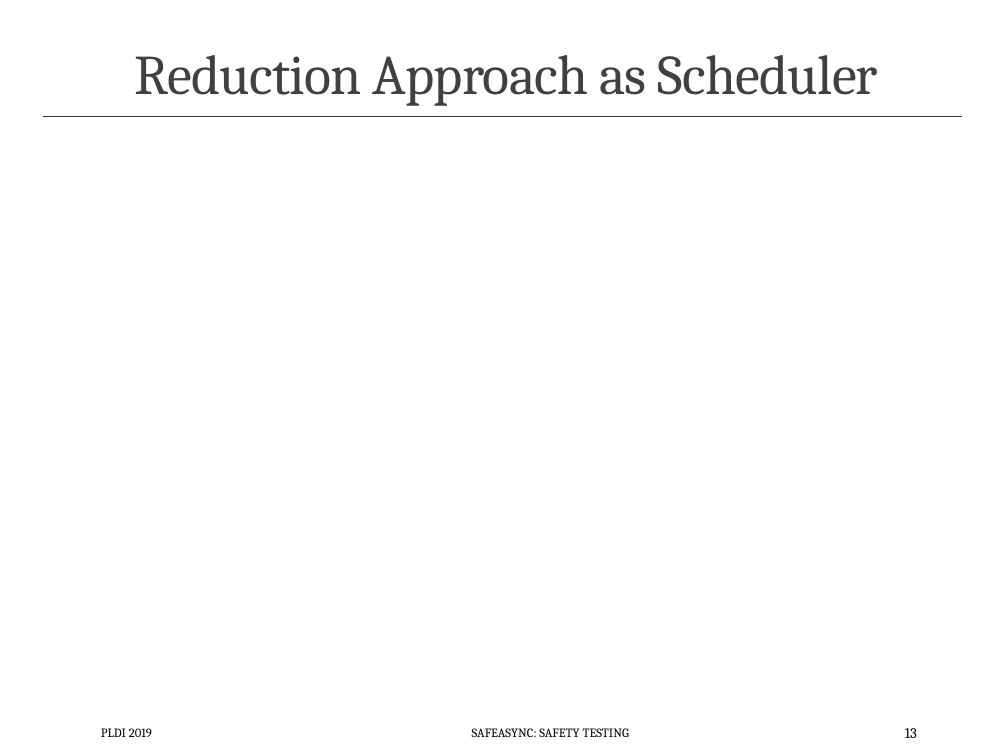
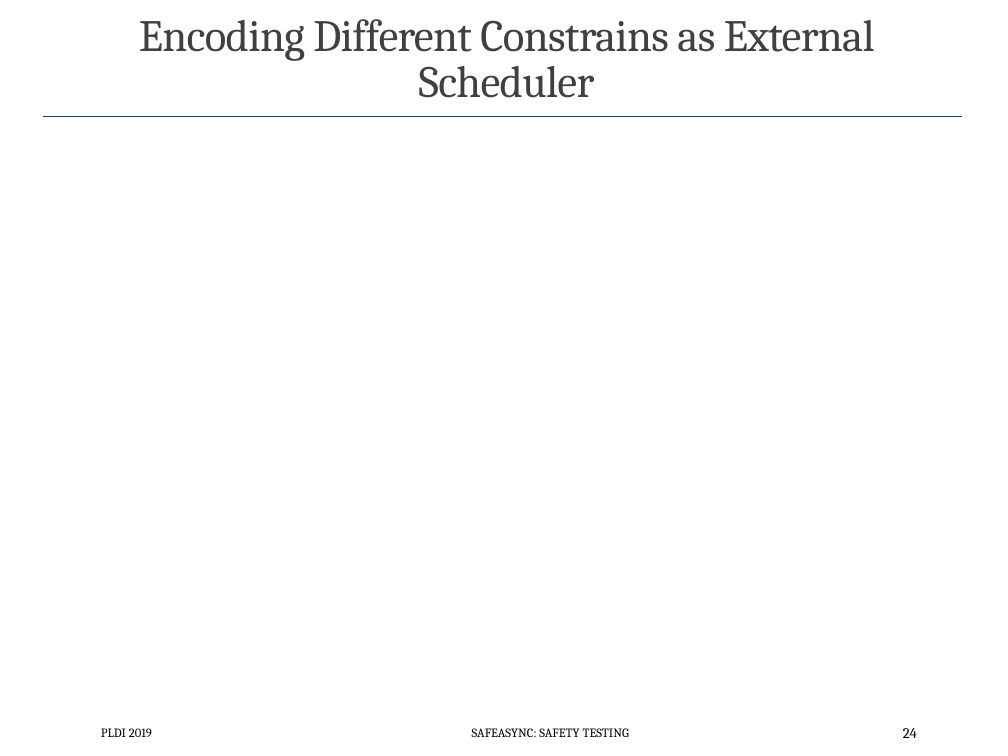
Before and after one commit to p-org/plditutorial, a slide deck: slide 24 of Presentations/MonolithicSafetyTesting.pptx (slide 13 before the commit). Drawn at 1008x756 pixels with LibreOffice and Linux fonts; fonts in the diff are those of the drawing. Boxes give left, top, right and bottom in pixels: in the first picture for what was removed or moved away, otherwise in the second. Text is boxed around its words. In the diff, an @@ line names an element or a change of style, - is before the commit and + after.

Commit message:
Updated the presentations

```diff
--- a/Presentations/MonolithicSafetyTesting.pptx
+++ b/Presentations/MonolithicSafetyTesting.pptx
@@ title at bbox=[139, 19, 875, 98]: text changed; size 40 to 32 pt @@
-Reduction Approach as Scheduler
+Encoding Different Constrains as External Scheduler
@@ page number at bbox=[903, 728, 917, 738]: text changed @@
-13
+24
```
Also in this commit, not shown: 3 other slides changed, 18 slides added, 8 slides removed, 3 other files.
